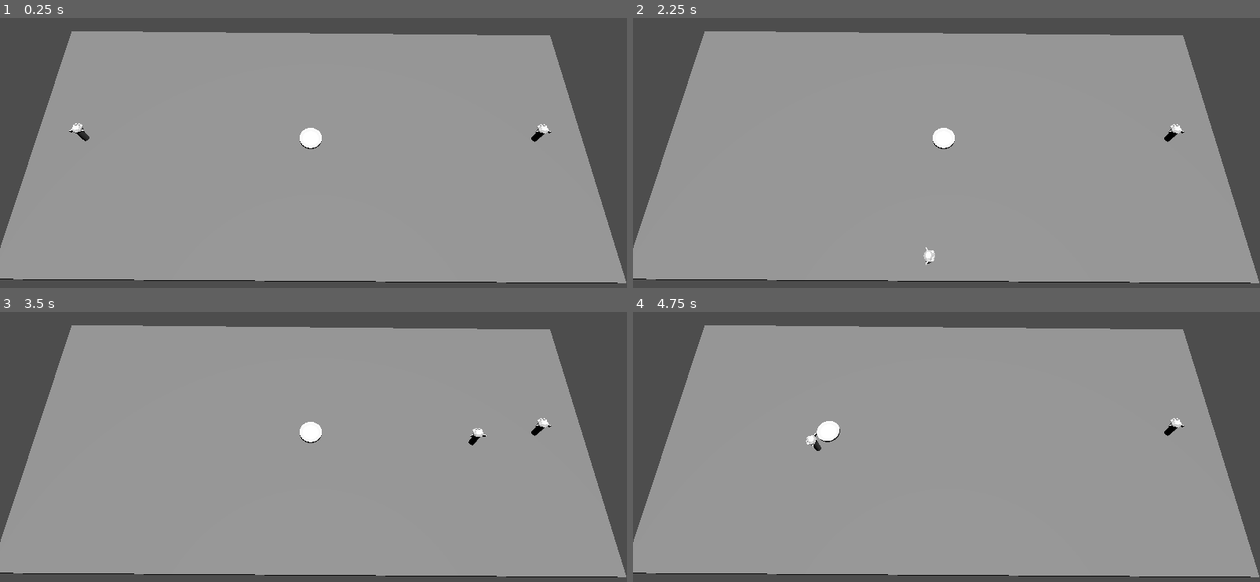
Above: before the commit, frames 1-4 (two rows, left to right).
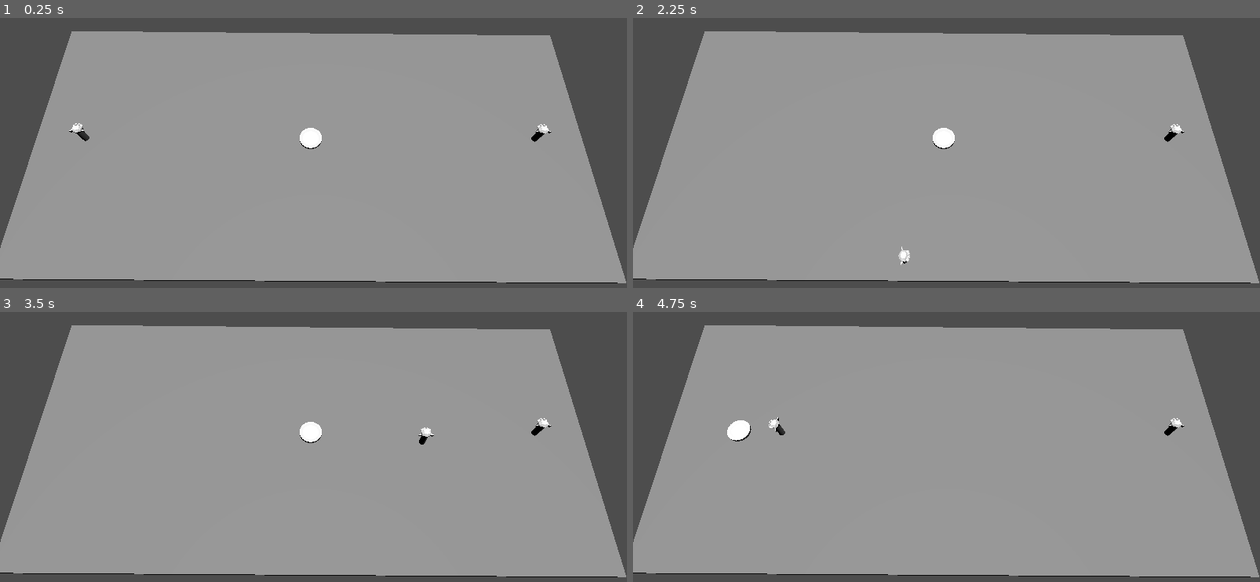
Above: after the commit, the same moments.

Repository: hugopanel/bounce
Game: Godot game, scene res://level1.tscn
Two runs of this game, one before a commit and one after it. Both use one fixed random seed, a clock stepped at 60 frames per second and the inputs below.
Inputs:
- Up to frame 1 (0.25 s): no input
- Up to frame 2 (2.25 s): tap Enter at 0.5 s; hold D (PA_Right) 0.53-1.28 s; tap Space (PA_Dash) at 0.6, 1.35, 2.1 s; hold S (PA_Down) 1.28-2.03 s; hold D (PA_Right) from 2.03 s (still down)
- Up to frame 3 (3.5 s): release D (PA_Right) at 2.78 s; hold W (PA_Up) from 2.78 s (still down); tap Space (PA_Dash) at 2.85 s
- Up to frame 4 (4.75 s): release W (PA_Up) at 3.53 s; hold A (PA_Left) from 3.53 s (still down); tap Space (PA_Dash) at 3.6, 4.35 s

The runs differ from the first frame. In frame 2, 0.1% of the frame differs, in the area x 42-49%, y 84-92%; in frame 3, 0.2%; in frame 4, 0.6%, in the area x 15-34%, y 38-52%.

Commit message:
Fixed interaction with puck

Diff:
--- a/player.gd
+++ b/player.gd
@@ -13,18 +13,21 @@
 var movement_down
 var action_dash
 
-var enabled = true
-var frames_before_reenabled = 5
-var enabled_counter = 0
+# var enabled = true
+# var frames_before_reenabled = 5
+# var enabled_counter = 0
 
 var available_dashes = 0
 var dashing = false
+
+var dashCurve: Curve3D
 
 func _ready():
 	$Area3D.body_entered.connect(_on_body_entered)
 	$NewDashTimer.timeout.connect(_new_dash_timer_timeout)
 	$NewDashTimer.start()
 	$DashingTimer.timeout.connect(_dashing_timer_timeout)
+	dashCurve = Curve3D.new()
 
 func init_controls():
 	movement_left = "PA_Left" if player_id == 1 else "PB_Left"
@@ -49,17 +52,19 @@
 		direction.z += 1
 
 	if Input.is_action_just_pressed(action_dash):
-		if dashing == false: # We don't want to consume another dash if the player is already dashing
+		if dashing == false&&velocity != Vector3.ZERO: # We don't want to consume another dash if the player is already dashing
 			# Check if player can dash
 			if (available_dashes > 0):
 				available_dashes -= 1
 				$NewDashTimer.start()
 				$DashingTimer.start()
 				dashing = true
+				# self.add_child()
 
 	# If player is dashing...
 	if dashing:
-		target_speed = speed * 4
+		target_speed = speed * 3
+		dashCurve.add_point(position)
 
 	if direction != Vector3.ZERO:
 		direction = direction.normalized()
@@ -73,20 +78,24 @@
 	velocity = target_velocity
 	move_and_slide()
 
-	if enabled == false:
-		if enabled_counter == frames_before_reenabled:
-			enabled_counter = 0
-			enabled = true
-		else:
-			enabled_counter += 1
+	# if enabled == false:
+	# 	if enabled_counter == frames_before_reenabled:
+	# 		enabled_counter = 0
+	# 		enabled = true
+	# 		print("Reenabled player " + str(player_id))
+	# 	else:
+	# 		enabled_counter += 1
 
 func _on_body_entered(body: PhysicsBody3D):
-	if enabled:
-		if (body.name == "RigidBody3D"):
-			# Check if player is moving
-			if (velocity != Vector3.ZERO):
-				body.velocity = velocity.normalized() * speed * 2
-				enabled = false
+	print(body)
+	# if enabled:
+	if (body.name == "RigidBody3D"):
+		# Check if player is moving
+		if (velocity != Vector3.ZERO):
+			body.velocity = velocity.normalized() * speed * 2
+			print("Disabled player " + str(player_id))
+			# enabled = false
+			dashing = false
 
 func _new_dash_timer_timeout():
 	if (available_dashes < 2):
@@ -95,3 +104,4 @@
 
 func _dashing_timer_timeout():
 	dashing = false
+	dashCurve.clear_points()
--- a/player.tscn
+++ b/player.tscn
@@ -1,13 +1,15 @@
-[gd_scene load_steps=5 format=3 uid="uid://cycutwfv6lwbf"]
+[gd_scene load_steps=6 format=3 uid="uid://cycutwfv6lwbf"]
 
 [ext_resource type="Script" path="res://player.gd" id="1_28m8g"]
 [ext_resource type="PackedScene" uid="uid://b4jxdh4532uqg" path="res://art/player.glb" id="1_praxj"]
 
 [sub_resource type="CylinderShape3D" id="CylinderShape3D_x81f3"]
-radius = 0.57058
+radius = 0.649887
 
 [sub_resource type="CylinderShape3D" id="CylinderShape3D_tynqb"]
-radius = 1.08685
+radius = 1.20013
+
+[sub_resource type="Curve3D" id="Curve3D_qvkin"]
 
 [node name="Player" type="CharacterBody3D"]
 script = ExtResource("1_28m8g")
@@ -22,6 +24,7 @@
 shape = SubResource("CylinderShape3D_x81f3")
 
 [node name="Area3D" type="Area3D" parent="."]
+disable_mode = 2
 
 [node name="CollisionShape3D" type="CollisionShape3D" parent="Area3D"]
 transform = Transform3D(1, 0, 0, 0, 1, 0, 0, 0, 1, 0, 1.01459, 0)
@@ -34,3 +37,18 @@
 [node name="DashingTimer" type="Timer" parent="."]
 wait_time = 0.3
 one_shot = true
+
+[node name="DashPolygon" type="CSGPolygon3D" parent="."]
+mode = 2
+path_node = NodePath("../DashPath")
+path_interval_type = 0
+path_interval = 1.0
+path_simplify_angle = 0.0
+path_rotation = 2
+path_local = false
+path_continuous_u = true
+path_u_distance = 1.0
+path_joined = false
+
+[node name="DashPath" type="Path3D" parent="."]
+curve = SubResource("Curve3D_qvkin")
